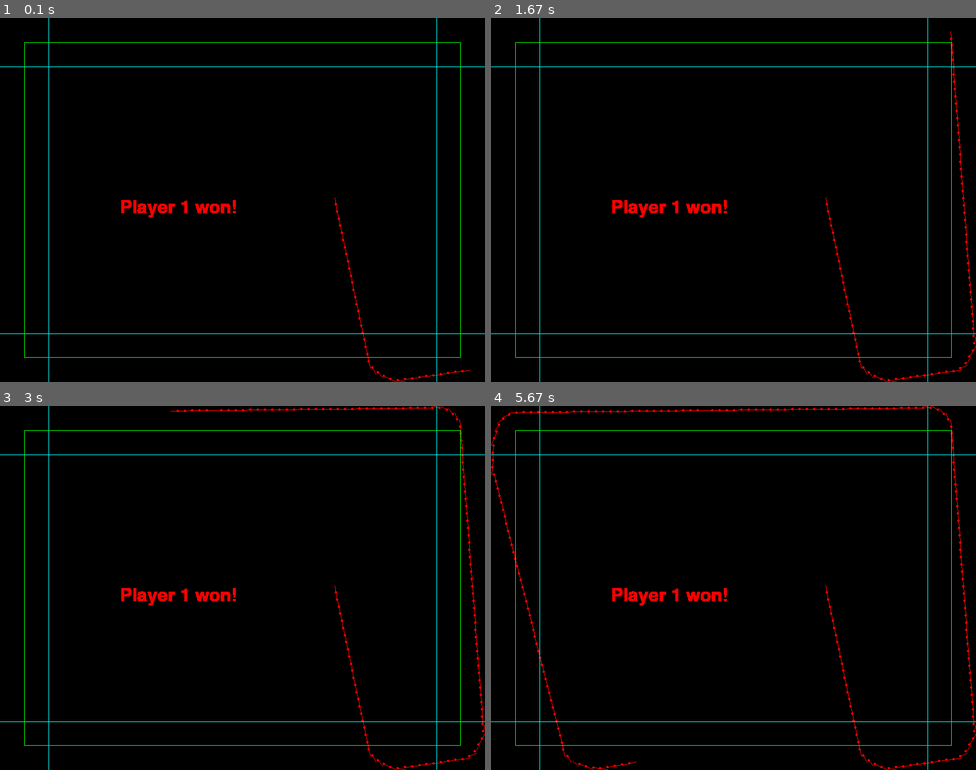
Above: before the commit, frames 1-4 (two rows, left to right).
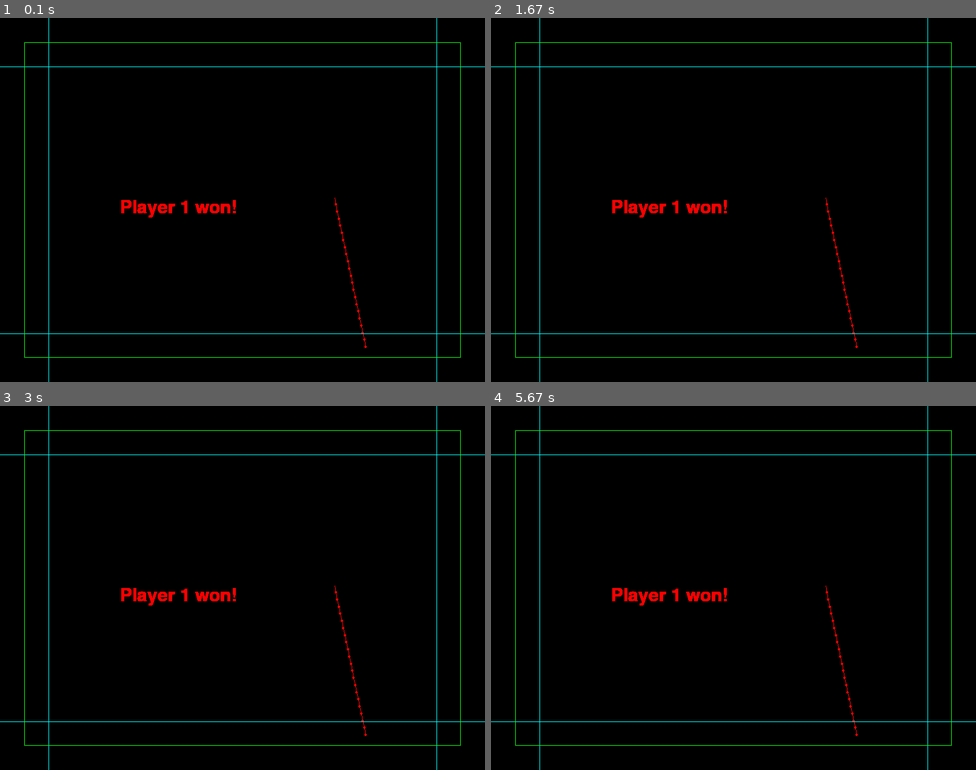
Above: after the commit, the same moments.

Repository: f-weissenbacher/achtung-die-python
Game: pygame game, started from ai_player_test.py
The game is run twice, just before and just after one commit, with the same random seed, the same clock (stepped at 60 frames per second) and the same inputs.
Inputs:
- Up to frame 1 (0.1 s): no input
- Up to frame 2 (1.67 s): no input
- Up to frame 3 (3 s): no input
- Up to frame 4 (5.67 s): no input

The runs differ from the first frame. In frame 1, less than 0.1% of the frame differs, in the area x 26-97%, y 50-100%; in frame 2, 0.3%; in frame 3, 0.5%; in frame 4, 0.8%, in the area x 0-100%, y 0-100%.

Commit message:
created human_vs_ai.py script

Diff:
--- a/game.py
+++ b/game.py
@@ -39,12 +39,12 @@
                    6: {'left': pygame.K_KP0, 'right': pygame.K_KP_PERIOD},
                    }
 
-    player_colors = {1: pygame.Color("red"),
-                     2: pygame.Color("yellow"),
-                     3: pygame.Color("orange"),
-                     4: pygame.Color("lime"),
-                     5: pygame.Color("magenta"),
-                     6: pygame.Color("turquoise1"),
+    player_colors = {1: "red",
+                     2: "yellow",
+                     3: "orange",
+                     4: "lime",
+                     5: "magenta",
+                     6: "turquoise1",
                      }
 
     def __init__(self, target_fps=30, game_speed_factor=1.0):
@@ -86,8 +86,8 @@
         self.clock = pygame.time.Clock()
 
         # Debug flags
-        self.run_until_last_player_dies = True
-        self.ignore_self_collisions = True
+        self.run_until_last_player_dies = False
+        self.ignore_self_collisions = False
 
     @staticmethod
     def _roll_random_angle():
@@ -129,6 +129,13 @@
 
         if color is None:
             color = self.player_colors[idx]
+
+        if not isinstance(color, pygame.Color):
+            # The pygame.Color constructor accepts:
+            # - a pygame.Color
+            # - the name of a color in pygame.colordict.THECOLORS
+            # - a RGB tuple
+            color = pygame.Color(color)
 
         player_kwargs = dict(idx=idx, init_pos=init_pos, init_angle=init_angle,
                              dist_per_tick=self.dist_per_tick,
@@ -139,8 +146,8 @@
                              color=color,
                              )
 
-        if player_type == "human" or player_type == Player:
-            p = Player(**player_kwargs)
+        if player_type == "human" or player_type in [Player,HumanPlayer]:
+            p = HumanPlayer(name=kwargs['name'], **player_kwargs)
         elif issubclass(player_type, AIPlayer):
             aiplayer_kwargs = player_kwargs
             aiplayer_kwargs.update(kwargs)
@@ -299,7 +306,8 @@
     def reverse_tick(self):
         "Step back game by 1 tick"
 
-        #for p in self.players:
+        for p in self.players:
+            p.undo_last_move()
 
     def run_game_loop(self):
         self.draw_start_positions()
--- /dev/null
+++ b/human_vs_ai.py
@@ -0,0 +1,41 @@
+import logging
+import random
+
+import numpy as np
+
+from game import AchtungDieKurveGame
+from players import WallAvoidingAIPlayer, RandomSteeringAIPlayer, HumanPlayer
+
+import pygame
+
+logging.basicConfig(level=logging.DEBUG,
+                    format="%(relativeCreated)d %(levelname)s [%(funcName)s:%(lineno)d] - %(message)s")
+
+game = AchtungDieKurveGame(target_fps=30, game_speed_factor=1.0)
+game.ignore_self_collisions = False
+game.run_until_last_player_dies = False
+
+print(f"Minimal turning radius: {game.min_turn_radius}")
+
+#game.spawn_player(1, init_pos=(600,400), init_angle=np.deg2rad(60.), player_type=WallAvoidingAIPlayer,
+#                  min_turn_radius=game.min_turn_radius, safety_factor=1.05)
+
+
+game.spawn_player(4,(200,150), np.deg2rad(50), player_type=HumanPlayer, name="human")
+
+# Spawn AI player
+for idx in [1,2,3,5]:
+    game.spawn_player(idx, init_pos=(random.randrange(50,750),random.randrange(50,550)), init_angle=random.random()*2*np.pi,
+                      player_type=RandomSteeringAIPlayer, min_turn_radius=game.min_turn_radius, safety_factor=1.02,
+                      turn_angles=np.deg2rad([10,80]), straight_lengths=(50., 200.0))
+
+#game.running = True
+# while game.running:
+#     game.draw_wall_zones()
+#     game.draw_debug_info()
+#     game.flush_display()
+#     game.tick_forward(draw=True)
+#     #p1.draw_turn_circles(game.screen, p1.turn_radius)
+#     game.flush_display()
+
+game.run_game_loop()
--- a/players.py
+++ b/players.py
@@ -25,7 +25,7 @@
 
 
 class Player(pygame.sprite.Sprite):
-    def __init__(self, idx=1, init_pos=(0., 0.), init_angle=0.0, dist_per_tick=5.0, dphi_per_tick=0.01, radius=2,
+    def __init__(self, idx=1, name=None, init_pos=(0., 0.), init_angle=0.0, dist_per_tick=5.0, dphi_per_tick=0.01, radius=2,
                  color=(255, 10, 10), steer_left_key=pygame.K_LEFT, steer_right_key=pygame.K_DOWN,
                  hole_width=3.0, startblock_length=100., min_dist_between_holes=200., max_dist_between_holes=1500.):
         """
@@ -53,6 +53,7 @@
 
         super(Player, self).__init__()
         self.idx = idx
+        self.name = name
         self.pos = np.asarray(init_pos, dtype=float)  # x-position in game world (pixel coordinates)
         self.dist_per_tick = dist_per_tick
         self.dphi_per_tick = dphi_per_tick
@@ -70,6 +71,7 @@
         self.surf.set_colorkey((0, 0, 0), RLEACCEL)  # set transparent color
         #self.rect = self.surf.get_rect(center=self.pos)
         self.trail = [self.pos.copy()]  # Trail behind player (in cartesian coordinates)
+        self.angle_history = [self.angle]
 
         # Hole settings
         self.hole_width = 2 * self.radius * hole_width  # hole width in game units (px)
@@ -133,6 +135,14 @@
         else:
             self.trail.append(self.pos.copy())  # save updated position in history
 
+    def undo_last_move(self):
+        """ Undo the last move. Assumes that no steering has yet been applied in this turn"""
+        self.pos -= self.vel_vec
+        self.trail.pop(-1)
+        self.dist_travelled -= self.dist_per_tick
+        self.dist_to_next_hole -= self.dist_per_tick
+
+
     def draw(self, surface):
         """ Draw on surface """
         # blit yourself at your current position
@@ -169,6 +179,20 @@
             return True
         else:
             return False
+
+
+class HumanPlayer(Player):
+    def __init__(self, name=None, **player_kwargs):
+        self.name = name
+
+        super(HumanPlayer, self).__init__(**player_kwargs)
+
+
+    def __str__(self):
+        if self.name is None:
+            return f"Player {self.idx}"
+        else:
+            return "'" + self.name + "'"
 
 
 class AIPlayer(Player):
